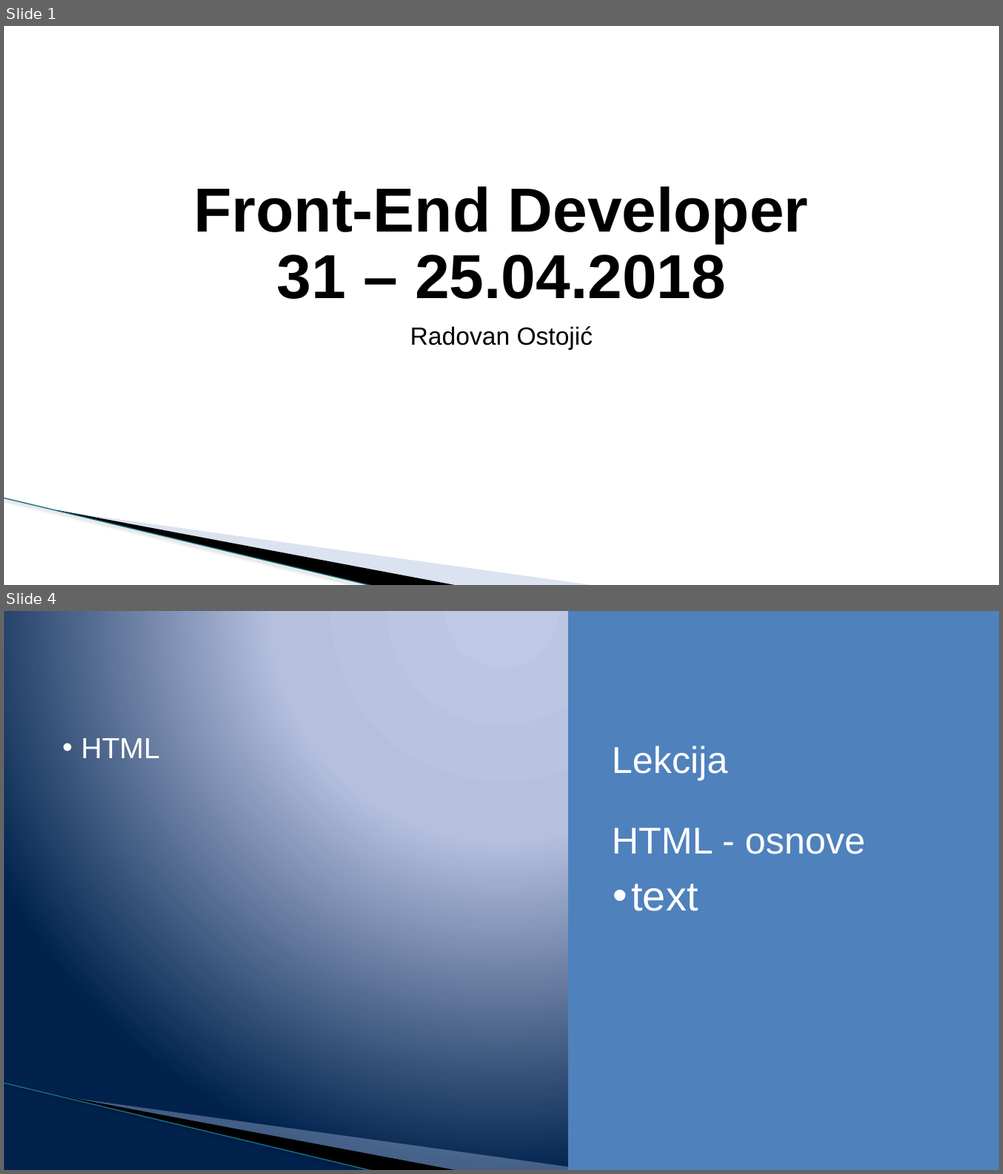
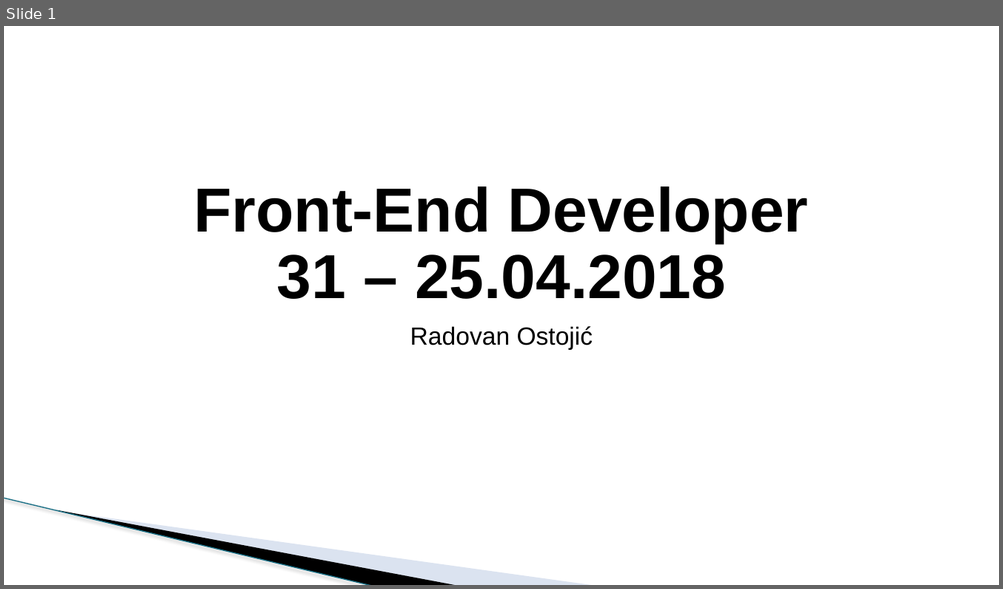
Before and after one commit to todalexcode/kurs-front-end, a slide deck: sesija-31/PPT/Front-End Developer-31.pptx. Shown one above the other, each under a label of ours: slides 1 and 4 before the commit, slide 1 after it; the slides between them are not shown. The pictures are 1003x1174 and 1003x589 pixels, drawn with LibreOffice and Linux fonts; fonts in the diff are those of the drawing; background and template pictures are left out. Boxes give left, top, right and bottom in pixels: in the first picture for what was removed or moved away, otherwise in the second. Text is boxed around its words. In the diff, an @@ line names an element or a change of style, - is before the commit and + after.

```diff
--- a/sesija-31/PPT/Front-End Developer-31.pptx
+++ b/sesija-31/PPT/Front-End Developer-31.pptx
@@ slide 4 removed at <box>4,611,999,1170</box>, background gradient #BFC9E5 to #B5C0E0 to #00234D; not listed: 3 template elements that a slide beside it also shows @@
@@ rectangle removed at <box>568,611,999,1170</box> @@
@@ text removed at <box>81,738,160,758</box> @@
-• HTML
@@ text removed at <box>612,746,865,854</box> @@
-Lekcija
-HTML - osnove
@@ text removed at <box>631,884,697,911</box> @@
-• text
```
Also in this commit, not shown: 2 slides changed, 4 slides added, 7 other files.
